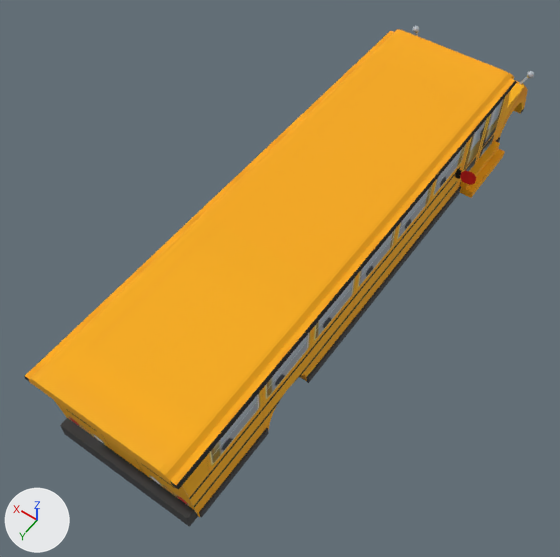
An edit to the OBJ model Proyecto Final/Models/autobus.obj, drawn before and after from the same camera.
The view is the same before and after, from a camera (50 mm lens) standing at (-18.2, 31.4, 43.6) and looking at (1.3, 4.1, 0.7). The lights are fixed; the arrows at lower left show +X, +Y and +Z. Where no turn or scale is listed for an object, it has been applied to the vertices. Vertices at the same position are counted once.

In view in the first picture: 'autobus'.
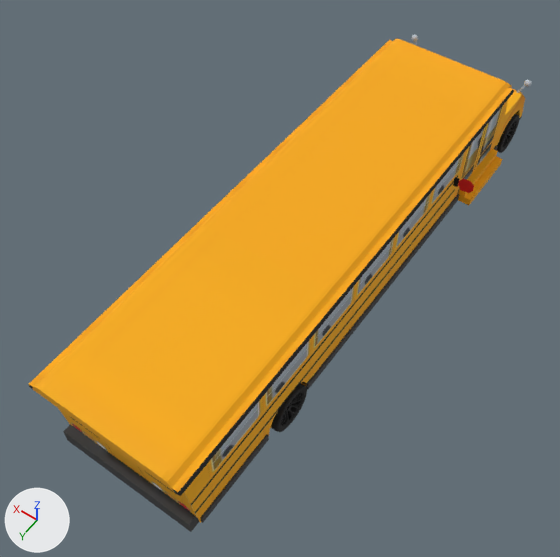
Commit message: Corrigiendo recorrido autobus

The change in detail:
Picture 'Lamborginhi.png' (img_lamborginhi_png) is new.
Material 'phong4SG' (mat_phong4sg) is new.
Its texture is img_lamborginhi_png.
Its roughness is 0.866.
me_autobus is used by ob_autobus; location (0.0, 0.0, 0.0).
me_autobus had 466 vertices, 392 faces and spanned x -6.4..6.6, y -22.9..21.8, z 0.2..8.0.
me_autobus now has 2230 vertices, 2016 faces and spans x -6.4..6.6, y -22.9..21.8, z -1.7..7.2.
me_autobus part 1: the loose piece of 9 vertices spanning x -6.4..-5.2, y -9.4..-9.3, z 3.2..4.4 is moved by (0.0, 0.0, -0.8).
me_autobus part 2: the loose piece of 8 vertices spanning x -5.2..-4.8, y -9.3..-9.1, z 3.5..4.2 is moved by (0.0, 0.0, -0.8).
me_autobus part 3: the loose piece of 102 vertices spanning x -5.3..5.5, y -22.7..21.8, z 0.5..8.0 is moved by (0.0, 0.0, -0.8).
me_autobus part 4: the loose piece of 12 vertices spanning x -5.0..-4.3, y -21.2..-20.8, z 4.1..5.3 is moved by (0.0, 0.0, -0.8).
me_autobus part 5: the loose piece of 101 vertices spanning x -5.2..-4.7, y -21.2..-20.8, z 4.9..5.4 is moved by (0.0, 0.0, -0.8).
me_autobus part 6: the loose piece of 16 vertices spanning x -6.0..-4.7, y -16.4..-10.8, z 0.6..1.7 is moved by (0.0, 0.0, -0.8).
me_autobus part 7: the loose piece of 8 vertices spanning x -5.0..-4.9, y -17.6..9.8, z 0.5..1.2 is moved by (0.0, 0.0, -0.8).
me_autobus part 8: the loose piece of 8 vertices spanning x -5.0..-4.9, y 14.2..20.6, z 0.5..1.2 is moved by (0.0, 0.0, -0.8).
me_autobus part 9: the loose piece of 8 vertices spanning x -4.8..5.1, y 20.6..21.4, z 0.5..1.7 is moved by (0.0, 0.0, -0.8).
me_autobus part 10: the loose piece of 101 vertices spanning x 5.1..5.6, y -21.2..-20.8, z 4.9..5.5 is moved by (0.0, 0.0, -0.8).
me_autobus part 11: 441 vertices added at x -5.1..-3.6, y -21.5..-18.1, z -1.7..1.7.
me_autobus part 12: 441 vertices added at x -5.1..-3.6, y 10.0..13.4, z -1.7..1.7.
me_autobus now uses material mat_phong4sg (picture img_lamborginhi_png).

What differs and where, as boxes (x1, y1, x2, y2) in the pictures (560 x 557 px; the box of a moved part takes in the faces that stretch with it):
'autobus', reshaped: before (25, 26, 534, 527); after (29, 34, 532, 532)
part 1 of me_autobus, moved or reshaped: before (460, 170, 476, 185); after (458, 179, 474, 193)
part 2 of me_autobus, moved or reshaped: before (455, 169, 462, 179); after (453, 177, 460, 187)
part 3 of me_autobus, moved or reshaped: before (25, 29, 528, 517); after (29, 39, 525, 523)
part 4 of me_autobus, moved or reshaped: before (519, 77, 528, 84); after (517, 85, 526, 93)
part 5 of me_autobus, moved or reshaped: before (527, 71, 534, 78); after (524, 80, 532, 87)
part 6 of me_autobus, moved or reshaped: before (460, 141, 505, 198); after (458, 148, 502, 205)
part 7 of me_autobus, moved or reshaped: before (307, 138, 500, 383); after (306, 145, 498, 389)
part 8 of me_autobus, moved or reshaped: before (199, 428, 268, 517); after (200, 434, 269, 523)
part 9 of me_autobus, moved or reshaped: before (60, 418, 198, 527); after (63, 424, 199, 532)
part 10 of me_autobus, moved or reshaped: before (413, 26, 419, 33); after (412, 34, 418, 41)
part 11 of me_autobus, added: after (497, 114, 519, 153)
part 12 of me_autobus, added (black): after (271, 383, 307, 432)
